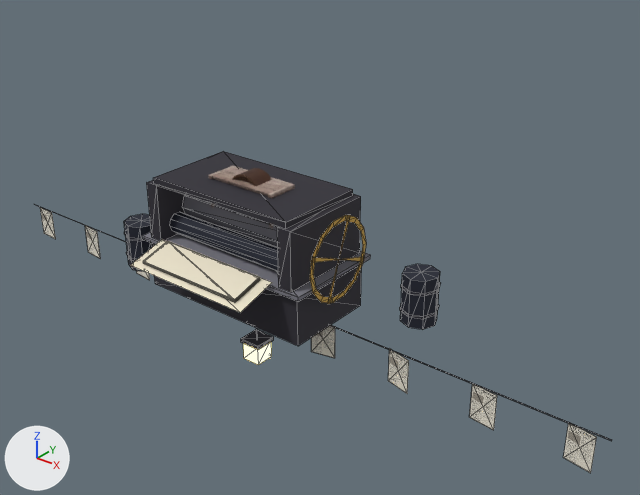
What one commit did to the glTF model apps/console/public/assets/world-city3-library.glb.
The view is the same before and after, from a 50 mm camera at (9.02, -9.55, 7.21) aimed at (0.99, 0.49, 0.99). The axes (+X, +Y, +Z) are drawn at lower left. The lights are the same throughout. The picture after the commit comes second. Mesh edges are drawn as thin lines on the coarser meshes.

Names of what the first picture shows: 'LIB_lantern_hang', 'LIB_newspaper_line', 'LIB_press_machine', 'LIB_wooden_bookshelf_worn' and 1 more.
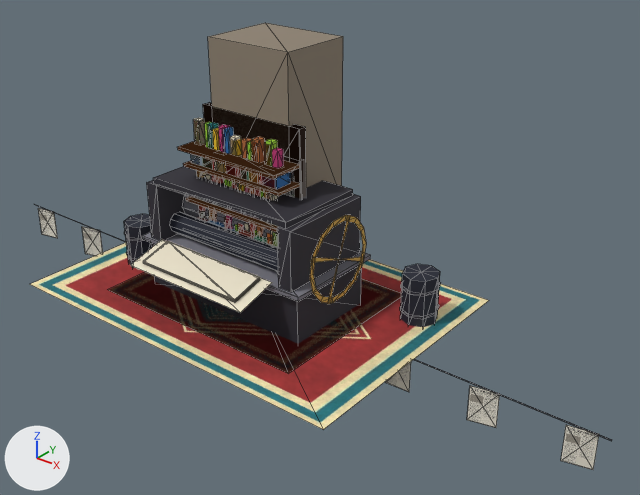
Pixel boxes [x1, y1, x2, y2] of what changed, in the pictures (640 x 495 px):
'LIB_rug_6x4', added: after [30, 243, 489, 429]
'LIB_fireplace', added (brown): after [208, 23, 343, 188]
'LIB_shelf_bottles_c', added (brown): after [177, 102, 306, 247]
'LIB_rug_4x3', added: after [109, 273, 401, 372]
'LIB_shelf_bottles_b', added: after [193, 118, 283, 247]
'LIB_shelf_bottles_a', added: after [179, 120, 300, 245]
'LIB_shelf_goods_b', added: after [186, 155, 304, 243]
'LIB_shelf_goods_a', added (brown): after [183, 154, 300, 228]
'LIB_menu_board', added (mostly hidden): after [284, 170, 294, 197]

Patch to the scene script:
```diff
--- a/apps/console/public/assets/world-city3-library.glb.py
+++ b/apps/console/public/assets/world-city3-library.glb.py
@@ ob_lib_shelf_goods_b @@
+ob_lib_shelf_goods_b = bpy.data.objects.new('LIB_shelf_goods_b', me_lib_shelf_goods_b)  # 248 vertices, 248 faces; spans x -1.0..1.0, y -0.5..0.1, z 0.0..2.6; in mat_palette (picture img_palette)
+ob_lib_shelf_goods_b.location = (0.0, 0.0, 0.0)
@@ ob_lib_shelf_goods_a @@
+ob_lib_shelf_goods_a = bpy.data.objects.new('LIB_shelf_goods_a', me_lib_shelf_goods_a)  # 256 vertices, 256 faces; spans x -1.0..1.0, y -0.5..0.1, z 0.0..2.6; in mat_palette (picture img_palette)
+ob_lib_shelf_goods_a.location = (0.0, 0.0, 0.0)
@@ ob_lib_shelf_bottles_c @@
+ob_lib_shelf_bottles_c = bpy.data.objects.new('LIB_shelf_bottles_c', me_lib_shelf_bottles_c)  # 160 vertices, 160 faces; spans x -1.0..1.0, y -0.6..0.14, z 0.0..3.1; in mat_palette (picture img_palette)
+ob_lib_shelf_bottles_c.location = (0.0, 0.0, 0.0)
@@ ob_lib_shelf_bottles_b @@
+ob_lib_shelf_bottles_b = bpy.data.objects.new('LIB_shelf_bottles_b', me_lib_shelf_bottles_b)  # 176 vertices, 176 faces; spans x -1.0..1.0, y -0.6..0.14, z 0.0..3.1; in mat_palette (picture img_palette)
+ob_lib_shelf_bottles_b.location = (0.0, 0.0, 0.0)
@@ ob_lib_shelf_bottles_a @@
+ob_lib_shelf_bottles_a = bpy.data.objects.new('LIB_shelf_bottles_a', me_lib_shelf_bottles_a)  # 176 vertices, 176 faces; spans x -1.0..1.0, y -0.6..0.14, z 0.0..3.1; in mat_palette (picture img_palette)
+ob_lib_shelf_bottles_a.location = (0.0, 0.0, 0.0)
@@ ob_lib_rug_6x4 @@
+ob_lib_rug_6x4 = bpy.data.objects.new('LIB_rug_6x4', me_lib_rug_6x4)  # 4 vertices, 2 faces; spans x -3.2..3.2, y -2.2..2.2, z 0.04; in mat_rug (picture img_rug)
+ob_lib_rug_6x4.location = (0.0, 0.0, 0.0)
@@ ob_lib_rug_4x3 @@
+ob_lib_rug_4x3 = bpy.data.objects.new('LIB_rug_4x3', me_lib_rug_4x3)  # 4 vertices, 2 faces; spans x -2.0..2.0, y -1.5..1.5, z 0.04; in mat_rug (picture img_rug)
+ob_lib_rug_4x3.location = (0.0, 0.0, 0.0)
@@ ob_lib_menu_board @@
+ob_lib_menu_board = bpy.data.objects.new('LIB_menu_board', me_lib_menu_board)  # 4 vertices, 2 faces; spans x -0.9..0.9, y -0.02, z 2.0..2.5; in mat_signs (picture img_signs)
+ob_lib_menu_board.location = (0.0, 0.0, 0.0)
@@ ob_lib_fireplace @@
+ob_lib_fireplace = bpy.data.objects.new('LIB_fireplace', me_lib_fireplace)  # 40 vertices, 40 faces; spans x -1.0..1.0, y -0.1..1.4, z 0.0..4.2; in mat_palette (picture img_palette)
+ob_lib_fireplace.location = (0.0, 0.0, 0.0)
```
